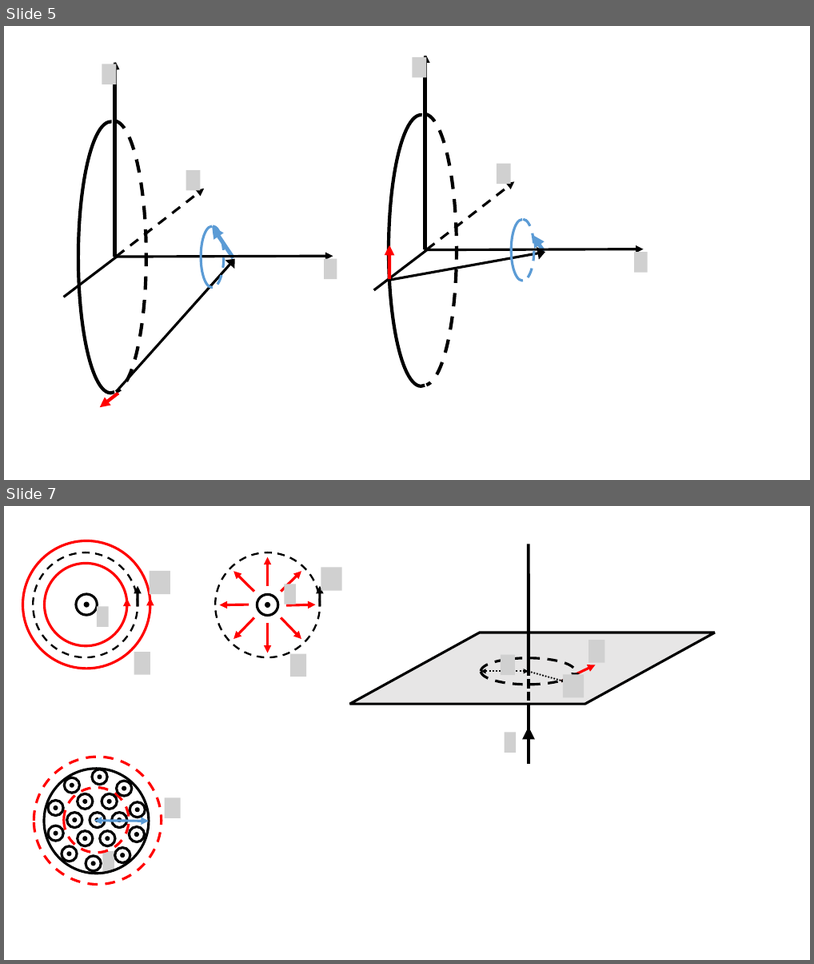
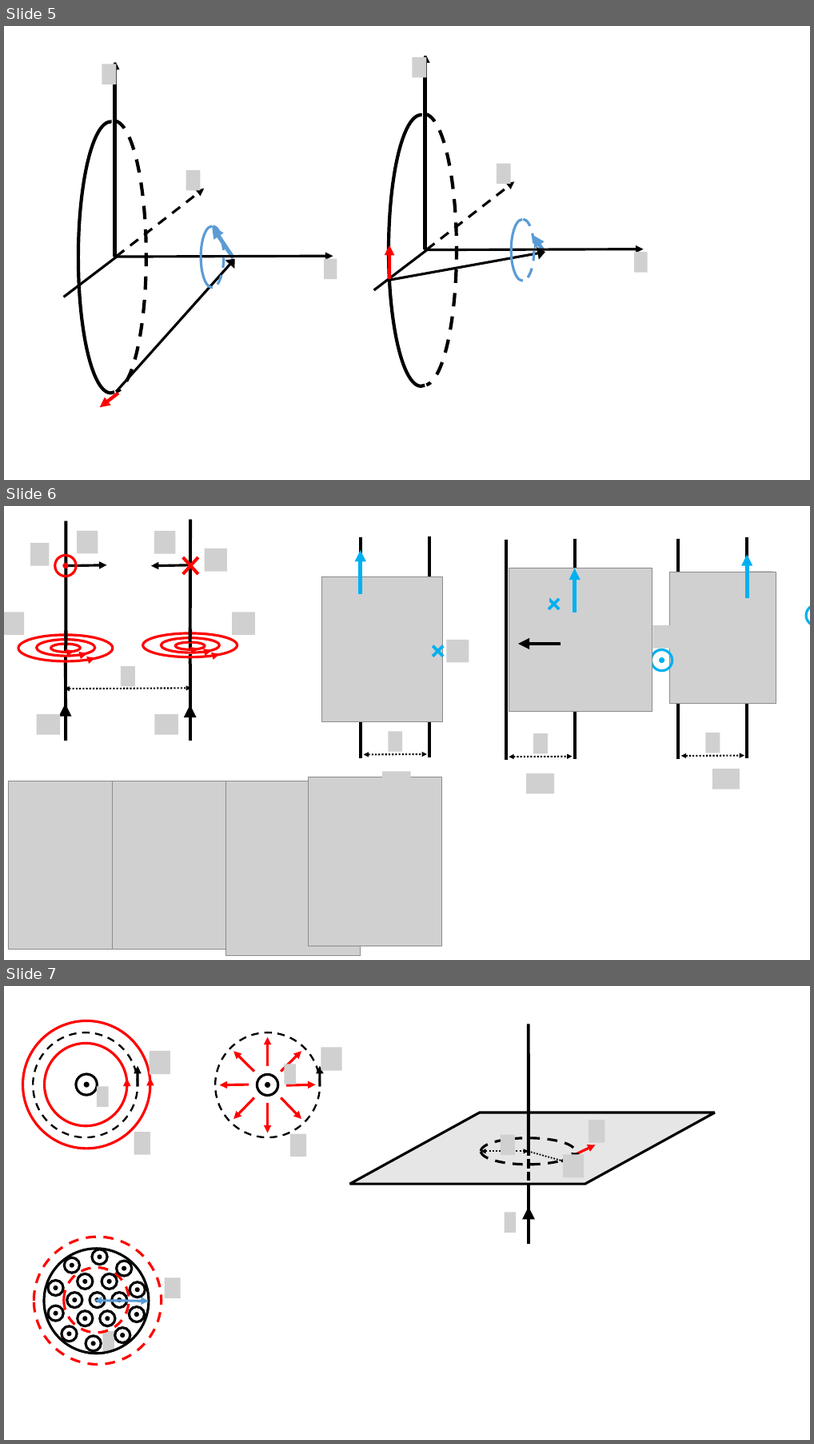
Before and after one commit to OSTP/PhysicsArtofModelling, a slide deck: tex/figures/MagneticSource/Figures.pptx. Shown one above the other, each under a label of ours: slides 5 and 7 before the commit, slides 5, 6 and 7 after it; the slides between them are not shown. The pictures are 814x964 and 814x1444 pixels, drawn with LibreOffice and Linux fonts; fonts in the diff are those of the drawing; grey boxes stand for pictures; background and template pictures are left out. Boxes give left, top, right and bottom in pixels: in the first picture for what was removed or moved away, otherwise in the second. Text is boxed around its words. In the diff, an @@ line names an element or a change of style, - is before the commit and + after.

```diff
--- a/tex/figures/MagneticSource/Figures.pptx
+++ b/tex/figures/MagneticSource/Figures.pptx
@@ slide 6 added at [4,506,810,960], background #FFFFFF @@
@@ ellipse added at [803,601,810,629], outline #00B0F0 3 pt @@
@@ group added at [506,539,652,794]: 6 pictures, 2 lines, 2 arrows, 1 double arrow, 1 cross @@
@@ group added at [4,520,255,740]: 10 arrows, 9 pictures, 8 ellipses, 6 lines, 1 cross, 1 double arrow @@
@@ group added at [648,537,777,789]: 5 pictures, 2 lines, 2 ellipses, 1 double arrow, 1 arrow @@
@@ picture added at [8,780,142,949] @@
@@ picture added at [112,780,246,949] @@
@@ picture added at [226,780,360,956] @@
@@ picture added at [308,777,442,945] @@
@@ group added at [322,536,470,792]: 5 pictures, 2 lines, 1 double arrow, 1 arrow, 1 cross @@
```
Also in this commit, not shown: 2 slides changed, 2 other slides added, 2 slides removed, 7 other files.
